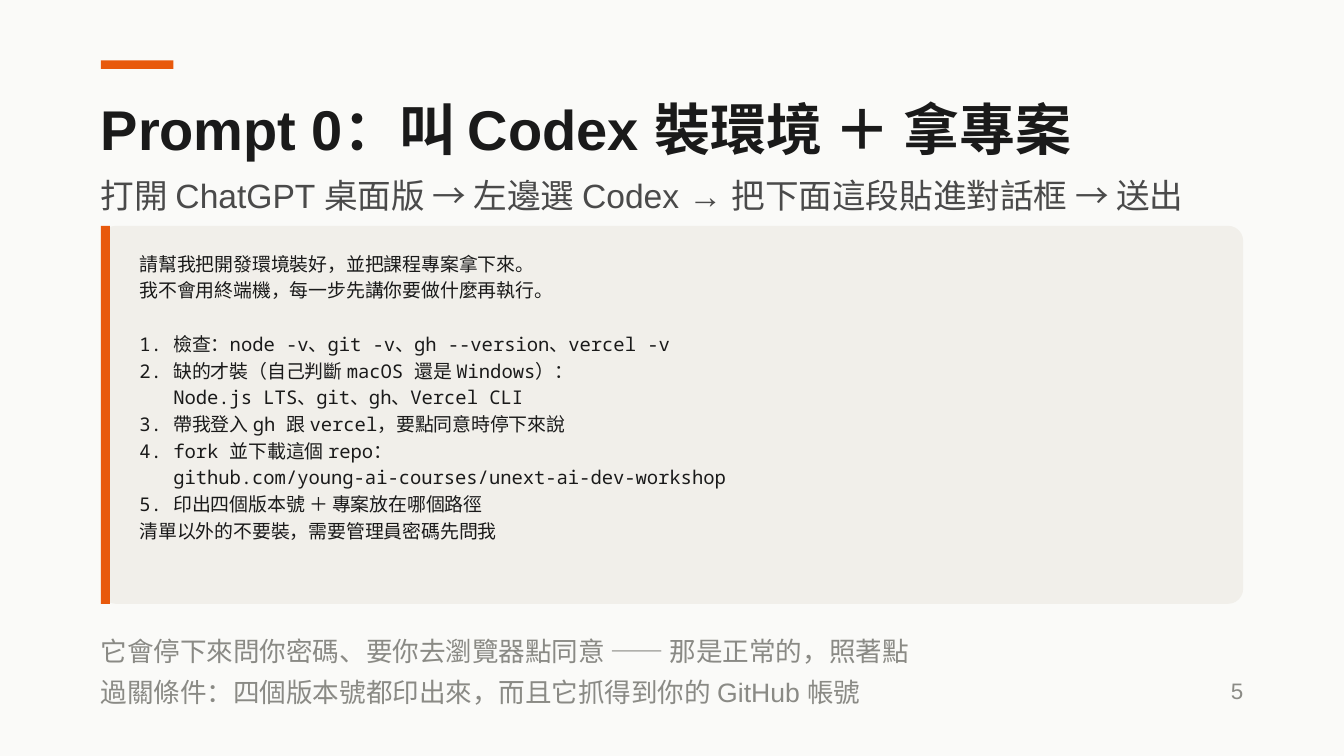
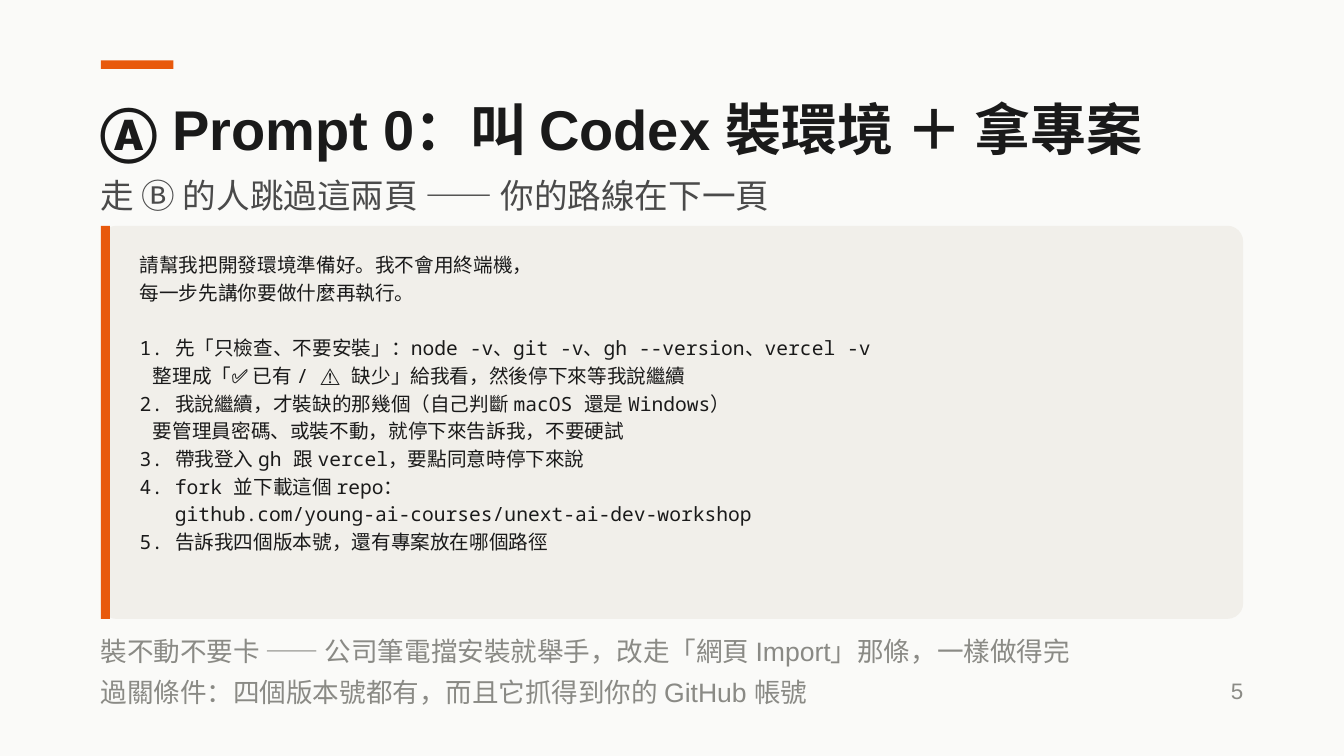
Before and after one commit to aaron20010920/unext-ai-dev-workshop, a slide deck: slide 5 of slides/2026-08-13-AI開發實戰.pptx. Drawn at 1344x756 pixels with LibreOffice and Linux fonts; fonts in the diff are those of the drawing. Boxes give left, top, right and bottom in pixels: in the first picture for what was removed or moved away, otherwise in the second. Text is boxed around its words. In the diff, an @@ line names an element or a change of style, - is before the commit and + after.

```diff
--- a/slides/2026-08-13-AI開發實戰.pptx
+++ b/slides/2026-08-13-AI開發實戰.pptx
@@ text at bbox=[101, 101, 1143, 164]: text changed @@
-Prompt 0：叫 Codex 裝環境 ＋ 拿專案
+Ⓐ Prompt 0：叫 Codex 裝環境 ＋ 拿專案
@@ text at bbox=[101, 179, 769, 211]: text changed @@
-打開 ChatGPT 桌面版 → 左邊選 Codex → 把下面這段貼進對話框 → 送出
+走 Ⓑ 的人跳過這兩頁 —— 你的路線在下一頁
@@ rectangle: place and size @@
-rectangle at bbox=[101, 226, 110, 604]
+rectangle at bbox=[101, 226, 110, 619]
@@ rounded rectangle "請幫我把開發環境準備好。我不會用終端機，": place and size @@
-rounded rectangle "請幫我把開發環境準備好。我不會用終端機，" at bbox=[101, 226, 1243, 604]
+rounded rectangle "請幫我把開發環境準備好。我不會用終端機，" at bbox=[101, 226, 1243, 619]
@@ text in rounded rectangle at bbox=[140, 255, 871, 440]: text changed; size 13.5 to 14 pt @@
-請幫我把開發環境裝好，並把課程專案拿下來。
-我不會用終端機，每一步先講你要做什麼再執行。
-1. 檢查：node -v、git -v、gh --version、vercel -v
-2. 缺的才裝（自己判斷 macOS 還是 Windows）：
-Node.js LTS、git、gh、Vercel CLI
+請幫我把開發環境準備好。我不會用終端機，
+每一步先講你要做什麼再執行。
+1. 先「只檢查、不要安裝」：node -v、git -v、gh --version、vercel -v
+整理成「✅ 已有 / ⚠️ 缺少」給我看，然後停下來等我說繼續
+2. 我說繼續，才裝缺的那幾個（自己判斷 macOS 還是 Windows）
+要管理員密碼、或裝不動，就停下來告訴我，不要硬試
@@ text in rounded rectangle at bbox=[140, 449, 752, 526]: size 13.5 to 14 pt in "3. 帶我登入 gh 跟 vercel，要點同意時停下來說", "4. fork 並下載這個 repo：", "github.com/young-ai-courses/unext-ai-dev-workshop" @@
@@ text in rounded rectangle at bbox=[140, 532, 548, 551]: text changed; size 13.5 to 14 pt @@
-5. 印出四個版本號 ＋ 專案放在哪個路徑
-清單以外的不要裝，需要管理員密碼先問我
+5. 告訴我四個版本號，還有專案放在哪個路徑
@@ text at bbox=[101, 638, 1070, 705]: text changed @@
-它會停下來問你密碼、要你去瀏覽器點同意 —— 那是正常的，照著點
-過關條件：四個版本號都印出來，而且它抓得到你的 GitHub 帳號
+裝不動不要卡 —— 公司筆電擋安裝就舉手，改走「網頁 Import」那條，一樣做得完
+過關條件：四個版本號都有，而且它抓得到你的 GitHub 帳號
```
Also in this commit, not shown: 25 other slides changed, 1 slide added, 3 other files.
